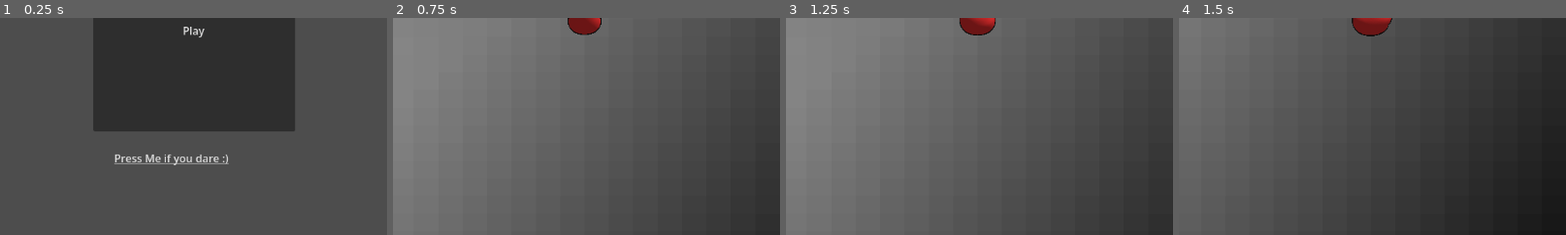
Above: before the commit, frames 1-4 (left to right).
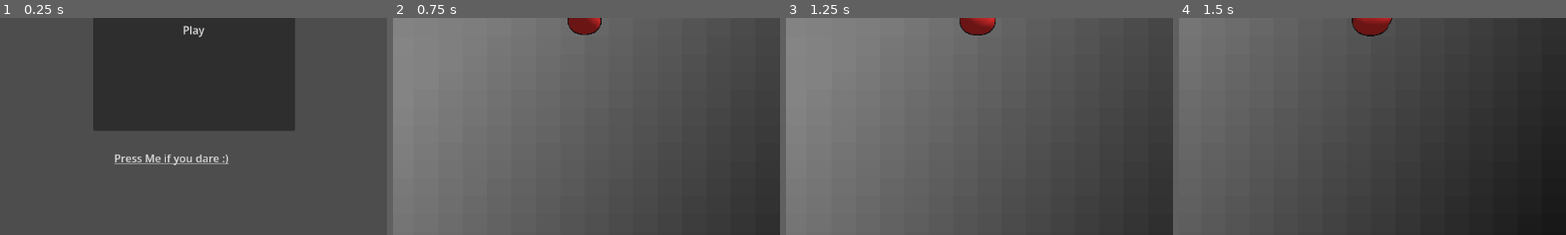
Above: after the commit, the same moments.

Repository: MeyerZon/the-thread-game
Game: Godot game, scene res://scenes/main.tscn
The game is run twice, just before and just after one commit, with the same random seed, the same clock (stepped at 60 frames per second) and the same inputs.
Inputs (mouse positions are % of the whole screen's width and height, from its top left):
- Up to frame 1 (0.25 s): no input
- Up to frame 2 (0.75 s): click "Play" at 0.5 s
- Up to frame 3 (1.25 s): no input
- Up to frame 4 (1.5 s): tap Q at 1.25, 1.35 s; move the mouse to (72, 45) at 1.27 s; hold Right (ui_right) from 1.28 s (still down); click (72, 45) at 1.42 s
The pictures show only the part of the screen within x 25-75%, y 50-100%; the shares and areas given below are measured in that part.

The runs differ from the first frame. In frame 1, less than 0.1% of the frame differs, in the area x 47-53%, y 3-9%; in frame 2, nothing differs; in frame 3, nothing differs; in frame 4, nothing differs.

Commit message:
Fix mobile buttons by enabling emulate_mouse_from_touch
Godot Button/LinkButton don't reliably react to InputEventScreenTouch
on Android (see godotengine/godot#24589), so taps never reached the
main-menu buttons. Flipping emulate_mouse_from_touch to true routes
touches through the mouse path and restores button input. Virtual
joystick still works — it reads raw touch events and the addon's
warning about this setting is cosmetic.

Co-Authored-By: Claude Opus 4.7 <noreply@anthropic.com>

Diff:
--- a/project.godot
+++ b/project.godot
@@ -57,7 +57,7 @@
 [input_devices]
 
 pointing/emulate_touch_from_mouse=true
-pointing/emulate_mouse_from_touch=false
+pointing/emulate_mouse_from_touch=true
 
 [layer_names]
 
--- a/scenes/main.tscn
+++ b/scenes/main.tscn
@@ -17,9 +17,9 @@
 
 [node name="PlayButton" type="Button" parent="CanvasLayer" unique_id=2108233384]
 offset_left = 430.0
-offset_top = 191.0
+offset_top = 190.0
 offset_right = 730.0
-offset_bottom = 491.0
+offset_bottom = 490.0
 text = "Play"
 
 [connection signal="pressed" from="CanvasLayer/PlayButton" to="." method="_on_play_button_pressed"]
Not shown, changed: build/web/index.html
Not shown, changed: build/web/index.pck
